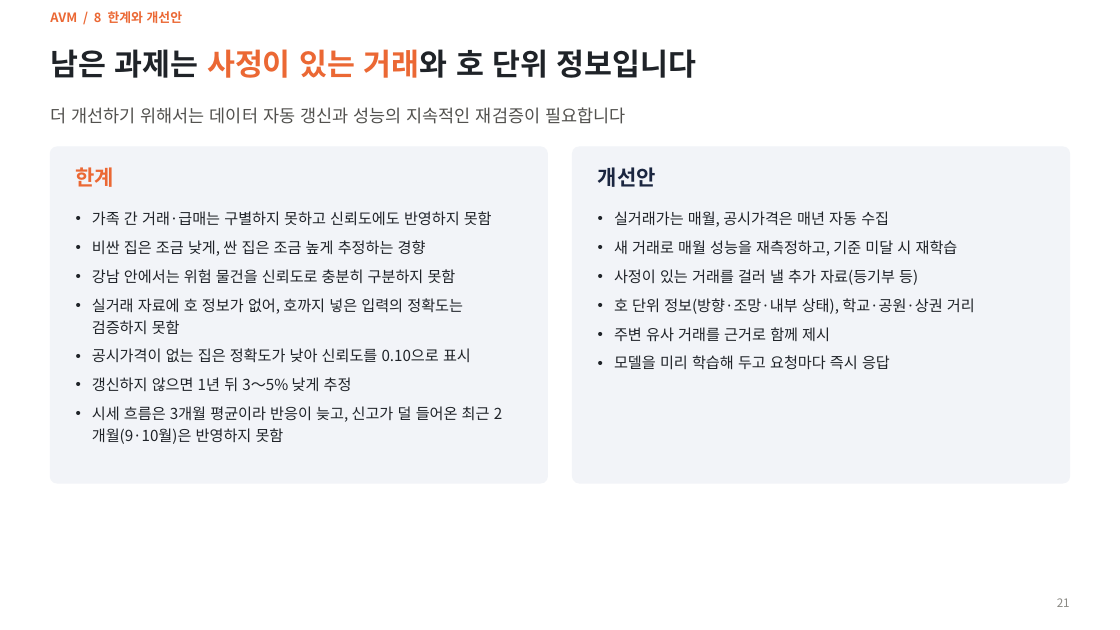
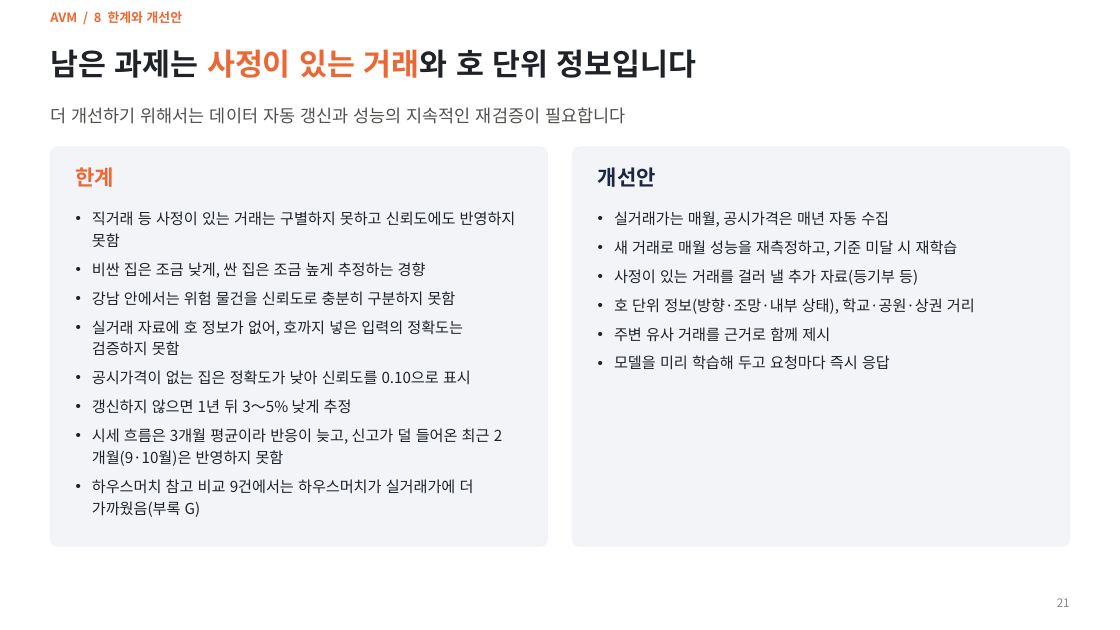
Before and after one commit to KimInSeok-DA/DA_Seoul_Villa_AVM, a slide deck: slide 21 of presentation/AVM_발표.pptx. Drawn at 1120x630 pixels with LibreOffice and Linux fonts; fonts in the diff are those of the drawing. Boxes give left, top, right and bottom in pixels: in the first picture for what was removed or moved away, otherwise in the second. Text is boxed around its words. In the diff, an @@ line names an element or a change of style, - is before the commit and + after.

Commit message:
외부 검토 반영: PPT 장 사이 모순·표기 정리, 검증 조건 각주, 요약본 표지 숫자, README 실행 시간

```diff
--- a/presentation/AVM_발표.pptx
+++ b/presentation/AVM_발표.pptx
@@ rounded rectangle: place and size @@
-rounded rectangle at [50, 147, 548, 483]
+rounded rectangle at [50, 147, 548, 546]
@@ rounded rectangle at [50, 147, 548, 546]: proportions changed @@
@@ rounded rectangle at [573, 147, 1070, 546]: proportions changed @@
@@ rounded rectangle: place and size @@
-rounded rectangle at [573, 147, 1070, 483]
+rounded rectangle at [573, 147, 1070, 546]
@@ text at [92, 211, 516, 247]: text changed @@
-• 가족 간 거래·급매는 구별하지 못하고 신뢰도에도 반영하지 못함
+• 직거래 등 사정이 있는 거래는 구별하지 못하고 신뢰도에도 반영하지 못함
@@ text at [92, 479, 474, 517]: paragraph added @@
+• 하우스머치 참고 비교 9건에서는 하우스머치가 실거래가에 더 가까웠음(부록 G)
```
Also in this commit, not shown: 12 other slides changed, 7 other files.
